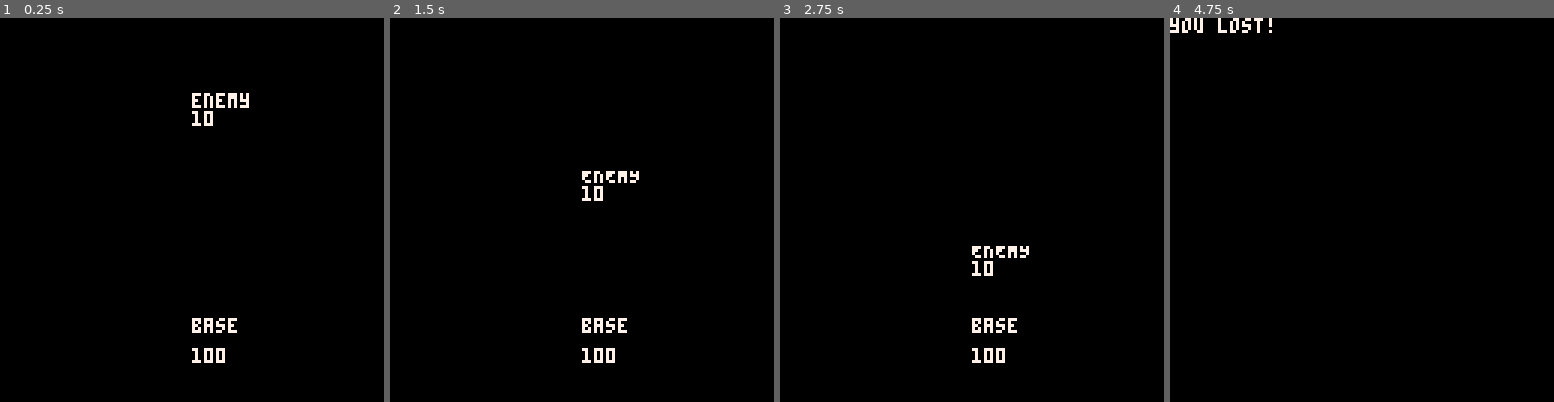
Above: before the commit, frames 1-4 (left to right).
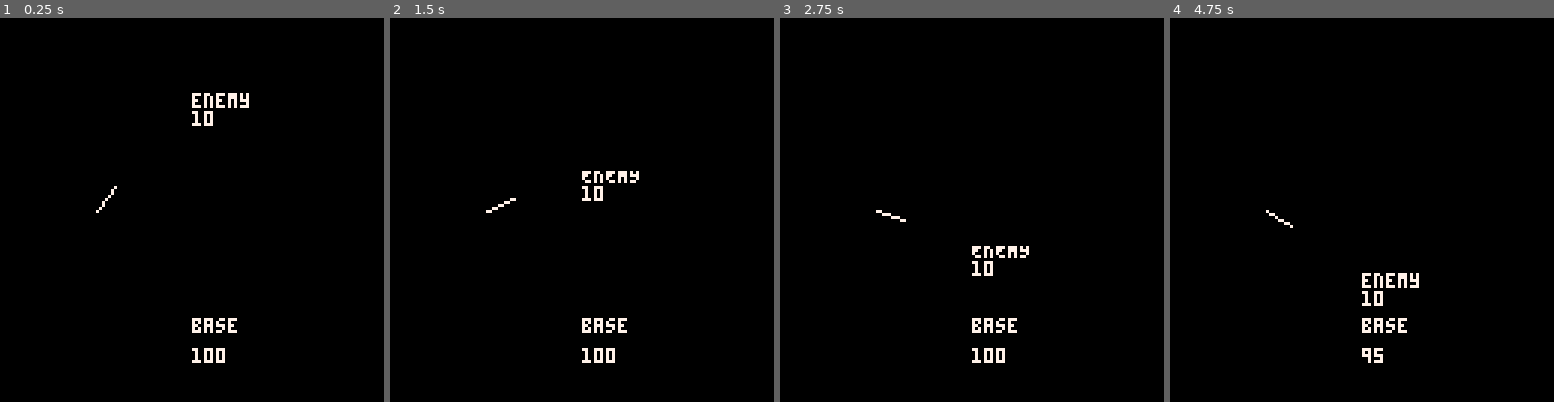
Above: after the commit, the same moments.

Repository: CaterpillarGames/gamejam
Game: PICO-8 cartridge game.p8
Two runs of this game, one before a commit and one after it. Both use one fixed random seed, a clock stepped at 60 frames per second and the inputs below.
Inputs:
- Up to frame 1 (0.25 s): no input
- Up to frame 2 (1.5 s): tap X (X key) at 0.33, 1.07 s; tap O (Z key) at 0.7 s
- Up to frame 3 (2.75 s): hold Right 1.6-2.1 s; tap O (Z key) at 1.7, 2.1, 2.5 s; tap X (X key) at 1.85 s; hold Up 2.15-2.42 s; hold Right from 2.47 s (still down)
- Up to frame 4 (4.75 s): tap O (Z key) every 0.4 s from 2.9 to 4.5 s; tap X (X key) at 2.97, 4.08 s; release Right at 3.03 s; hold Left 3.08-3.58 s; hold Down 3.63-3.97 s; hold Right 4.02-4.68 s; hold Up from 4.73 s (still down)

The runs differ from the first frame. In frame 1, less than 0.1% of the frame differs, in the area x 25-31%, y 43-51%; in frame 2, less than 0.1%; in frame 3, less than 0.1%; in frame 4, 1.3%, in the area x 0-65%, y 0-90%.

Commit message:
Tower can track enemy

Diff:
--- a/game.p8
+++ b/game.p8
@@ -49,9 +49,59 @@
 		endTime = nil,
 		currentAnimation = nil,
 		base = makeBase(),
+		towers = {
+			makeTower(32, 64, towerTypes.standard)
+		},
 		enemies = {
 			makeEnemy(64, 20)
 		}
+	}
+end
+
+towerTypes = {
+	standard = {
+		name = 'standard',
+		attackCooldown = 10
+	},
+	long = {
+		name = 'long',
+		attackCooldown = 10
+	},
+	short = {
+		name = 'short',
+		attackCooldown = 10
+	}
+}
+
+function makeTower(x, y, type)
+	assert(type != nil)
+	return {
+		pos = vec2(x,y),
+		type = type,
+		attackCooldown = type.attackCooldown,
+		attackCountdown = 0,
+		theta = 0,
+		omega = 0.01,
+		getLockedOnEnemy = function()
+			-- TODO
+			return gs.enemies[1]
+		end,
+		targetTheta = function(self)
+			local enemy = self:getLockedOnEnemy()
+			return atan2(enemy.pos.x - self.pos.x, enemy.pos.y - self.pos.y)
+		end,
+		update = function(self)
+			-- local dtheta = self:targetTheta() - self.theta
+			-- if abs(dtheta) > self.omega then
+			-- 	dtheta = self.omega * sgn(dtheta)
+			-- end
+			-- self.theta += dtheta
+			self.theta = self:targetTheta()
+		end,
+		draw = function(self)
+			local tipLocation = self.pos + 10 * vec2fromAngle(self.theta)
+			line(self.pos.x, self.pos.y, tipLocation.x, tipLocation.y, 7)
+		end
 	}
 end
 
@@ -207,6 +257,10 @@
 		enemy:update()
 	end
 
+	for tower in all(gs.towers) do
+		tower:update()
+	end
+
 	clearDead()
 
 	gs.base:update()
@@ -262,7 +316,7 @@
 			self.attackCountdown = self.attackCooldown
 		end,
 		health = 10,
-		attackStrength = 20,
+		attackStrength = 1,
 		attackCooldown = 10,
 		attackCountdown = 0,
 		isDead = false,
@@ -302,7 +356,9 @@
 	for enemy in all(gs.enemies) do
 		enemy:draw()
 	end
-
+	for tower in all(gs.towers) do
+		tower:draw()
+	end
 
 
 	-- Draw
